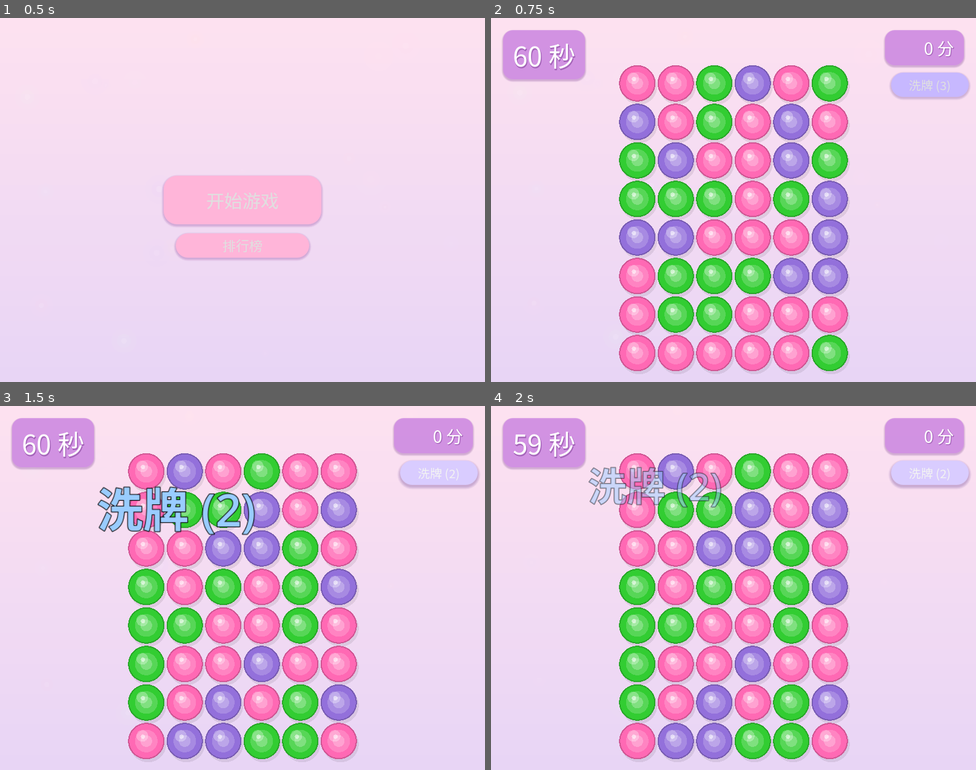
Above: before the commit, frames 1-4 (two rows, left to right).
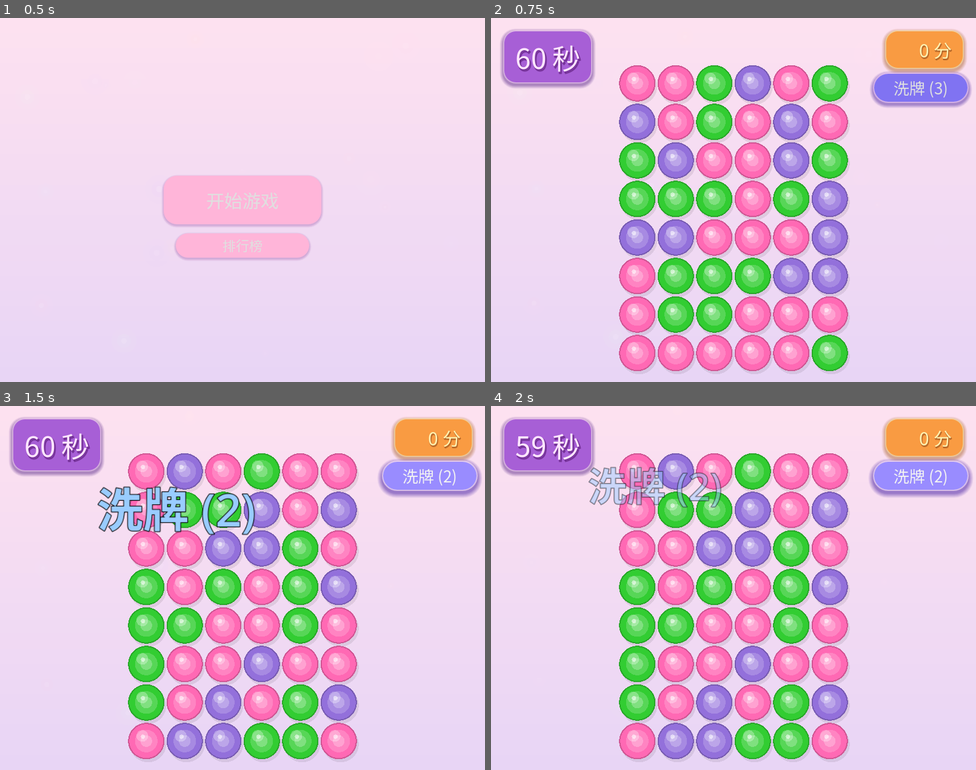
Above: after the commit, the same moments.

Repository: a812358816/bubble-match
Game: Godot game, scene res://main.tscn
The game is run twice, just before and just after one commit, with the same random seed, the same clock (stepped at 60 frames per second) and the same inputs.
Inputs:
- Up to frame 1 (0.5 s): no input
- Up to frame 2 (0.75 s): click "开始游戏" at 0.5 s
- Up to frame 3 (1.5 s): click "洗牌 (3)" at 1.25 s
- Up to frame 4 (2 s): no input

Frame 1 is identical in both runs. In frame 2, 6.7% of the frame differs, in the area x 2-99%, y 3-25%; in frame 3, 6.7%; in frame 4, 6.7%, in the area x 2-100%, y 3-25%.

Commit message:
球体增大 + 间距缩紧 + UI 美化升级
- spacing 0.30→0.21（间距缩30%，球体重叠75%）
- max_bubble 360→400（桌面球体 ~400px）
- 计时器标签：深紫渐变底 + 紫边框 + 46px 粉白字
- 分数标签：金橙底色 + 金色边框 + 30px 暖金字
- 洗牌按钮：深紫底色 + 紫色边框 + 发光悬浮效果

Diff:
--- a/src/gameplay/bubble_match.gd
+++ b/src/gameplay/bubble_match.gd
@@ -9,13 +9,13 @@
 
 @export var grid_cols: int = 6
 @export var grid_rows: int = 8
-@export var max_bubble_size: float = 180.0
-@export var min_bubble_size: float = 50.0
+@export var max_bubble_size: float = 400.0
+@export var min_bubble_size: float = 60.0
 @export var min_match: int = 3
 @export var offset_x: float = 16.0
 @export var offset_y: float = 16.0
 @export var round_seconds: float = 60.0
-@export var spacing_factor: float = 0.62
+@export var spacing_factor: float = 0.21
 
 var _actual_bubble_size: float = 80.0
 
--- a/src/main.gd
+++ b/src/main.gd
@@ -35,28 +35,38 @@
 func _setup_ui() -> void:
 	# Time label badge
 	var time_bg := StyleBoxFlat.new()
-	time_bg.bg_color = Color(0.82, 0.55, 0.9, 0.82)
-	time_bg.set_corner_radius_all(16)
-	time_bg.shadow_color = Color(0.45, 0.2, 0.55, 0.3)
-	time_bg.shadow_size = 3
-	time_bg.shadow_offset = Vector2(0, 2)
-	time_bg.content_margin_left = 16
-	time_bg.content_margin_right = 16
-	time_bg.content_margin_top = 8
-	time_bg.content_margin_bottom = 8
+	time_bg.bg_color = Color(0.65, 0.35, 0.85, 0.88)
+	time_bg.border_color = Color(1.0, 0.85, 1.0, 0.45)
+	time_bg.set_corner_radius_all(20)
+	time_bg.shadow_color = Color(0.3, 0.1, 0.5, 0.45)
+	time_bg.shadow_size = 6
+	time_bg.shadow_offset = Vector2(0, 3)
+	time_bg.border_width_left = 2
+	time_bg.border_width_right = 2
+	time_bg.border_width_top = 2
+	time_bg.border_width_bottom = 2
+	time_bg.content_margin_left = 20
+	time_bg.content_margin_right = 20
+	time_bg.content_margin_top = 10
+	time_bg.content_margin_bottom = 10
 	_time_label.add_theme_stylebox_override("normal", time_bg)
 
 	# Score label badge
 	var score_bg := StyleBoxFlat.new()
-	score_bg.bg_color = Color(0.82, 0.55, 0.9, 0.82)
-	score_bg.set_corner_radius_all(16)
-	score_bg.shadow_color = Color(0.45, 0.2, 0.55, 0.3)
-	score_bg.shadow_size = 3
-	score_bg.shadow_offset = Vector2(0, 2)
-	score_bg.content_margin_left = 16
-	score_bg.content_margin_right = 16
-	score_bg.content_margin_top = 8
-	score_bg.content_margin_bottom = 8
+	score_bg.bg_color = Color(1.0, 0.6, 0.2, 0.85)
+	score_bg.border_color = Color(1.0, 0.9, 0.6, 0.5)
+	score_bg.set_corner_radius_all(20)
+	score_bg.shadow_color = Color(0.6, 0.3, 0.05, 0.4)
+	score_bg.shadow_size = 6
+	score_bg.shadow_offset = Vector2(0, 3)
+	score_bg.border_width_left = 2
+	score_bg.border_width_right = 2
+	score_bg.border_width_top = 2
+	score_bg.border_width_bottom = 2
+	score_bg.content_margin_left = 20
+	score_bg.content_margin_right = 20
+	score_bg.content_margin_top = 10
+	score_bg.content_margin_bottom = 10
 	_score_label.add_theme_stylebox_override("normal", score_bg)
 
 
--- a/src/ui/game_ui.tscn
+++ b/src/ui/game_ui.tscn
@@ -3,18 +3,18 @@
 [ext_resource type="Theme" uid="uid://theme_bubble_match" path="res://resources/game_theme.tres" id="1"]
 
 [sub_resource type="LabelSettings" id="timer_label_settings"]
-font_size = 44
-font_color = Color(1, 1, 1, 1)
-shadow_color = Color(0.4, 0.15, 0.5, 0.35)
+font_size = 46
+font_color = Color(1, 0.9, 1, 1)
+shadow_color = Color(0.3, 0.05, 0.4, 0.4)
+shadow_offset = Vector2(2, 3)
+shadow_size = 4
+
+[sub_resource type="LabelSettings" id="label_settings"]
+font_size = 30
+font_color = Color(1, 0.95, 0.7, 1)
+shadow_color = Color(0.45, 0.2, 0.05, 0.35)
 shadow_offset = Vector2(1, 2)
-shadow_size = 2
-
-[sub_resource type="LabelSettings" id="label_settings"]
-font_size = 28
-font_color = Color(1, 1, 1, 1)
-shadow_color = Color(0.4, 0.15, 0.5, 0.3)
-shadow_offset = Vector2(1, 1)
-shadow_size = 2
+shadow_size = 3
 
 [sub_resource type="StyleBoxFlat" id="btn_style"]
 bg_color = Color(1.0, 0.71, 0.85, 1)
@@ -38,25 +38,35 @@
 shadow_offset = Vector2(0, 3)
 
 [sub_resource type="StyleBoxFlat" id="btn_style_shuffle"]
-bg_color = Color(0.78, 0.72, 1.0, 1)
-corner_radius_top_left = 22
-corner_radius_top_right = 22
-corner_radius_bottom_right = 22
-corner_radius_bottom_left = 22
-shadow_color = Color(0.45, 0.3, 0.6, 0.3)
-shadow_size = 4
-shadow_offset = Vector2(0, 2)
+bg_color = Color(0.5, 0.45, 0.95, 1)
+corner_radius_top_left = 24
+corner_radius_top_right = 24
+corner_radius_bottom_right = 24
+corner_radius_bottom_left = 24
+border_color = Color(1.0, 0.85, 1.0, 0.5)
+border_width_left = 2
+border_width_right = 2
+border_width_top = 2
+border_width_bottom = 2
+shadow_color = Color(0.25, 0.1, 0.6, 0.45)
+shadow_size = 6
+shadow_offset = Vector2(0, 3)
 
 
 [sub_resource type="StyleBoxFlat" id="btn_style_shuffle_hover"]
-bg_color = Color(0.85, 0.8, 1.0, 1)
-corner_radius_top_left = 22
-corner_radius_top_right = 22
-corner_radius_bottom_right = 22
-corner_radius_bottom_left = 22
-shadow_color = Color(0.45, 0.3, 0.6, 0.35)
-shadow_size = 5
-shadow_offset = Vector2(0, 3)
+bg_color = Color(0.6, 0.55, 1.0, 1)
+corner_radius_top_left = 24
+corner_radius_top_right = 24
+corner_radius_bottom_right = 24
+corner_radius_bottom_left = 24
+border_color = Color(1.0, 0.92, 1.0, 0.6)
+border_width_left = 2
+border_width_right = 2
+border_width_top = 2
+border_width_bottom = 2
+shadow_color = Color(0.3, 0.15, 0.65, 0.55)
+shadow_size = 8
+shadow_offset = Vector2(0, 4)
 
 [sub_resource type="StyleBoxFlat" id="overlay_style"]
 bg_color = Color(0.55, 0.2, 0.6, 0.78)
@@ -132,12 +142,12 @@
 anchors_preset = 1
 anchor_left = 1.0
 anchor_right = 1.0
-offset_left = -140.0
+offset_left = -170.0
 offset_top = 90.0
 offset_right = -12.0
-offset_bottom = 130.0
+offset_bottom = 140.0
 grow_horizontal = 0
-theme_override_font_sizes/font_size = 20
+theme_override_font_sizes/font_size = 26
 theme_override_styles/normal = SubResource("btn_style_shuffle")
 theme_override_styles/hover = SubResource("btn_style_shuffle_hover")
 text = "洗牌 (2)"
